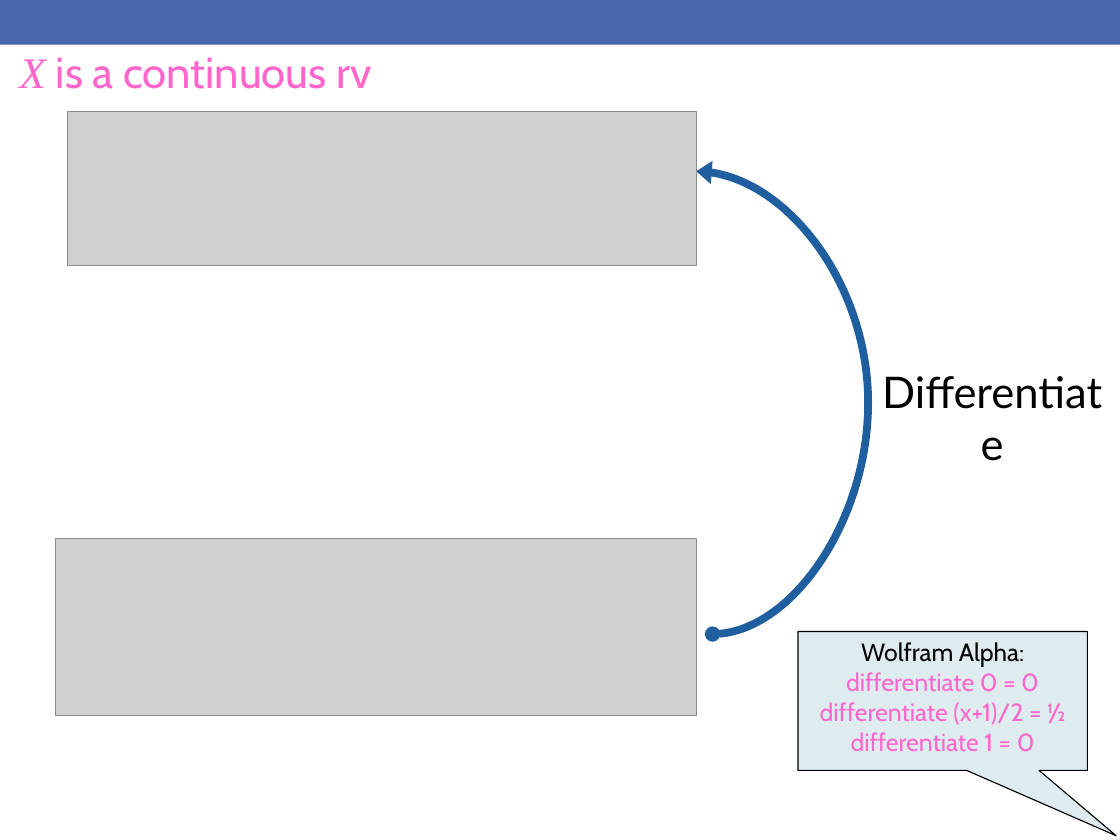
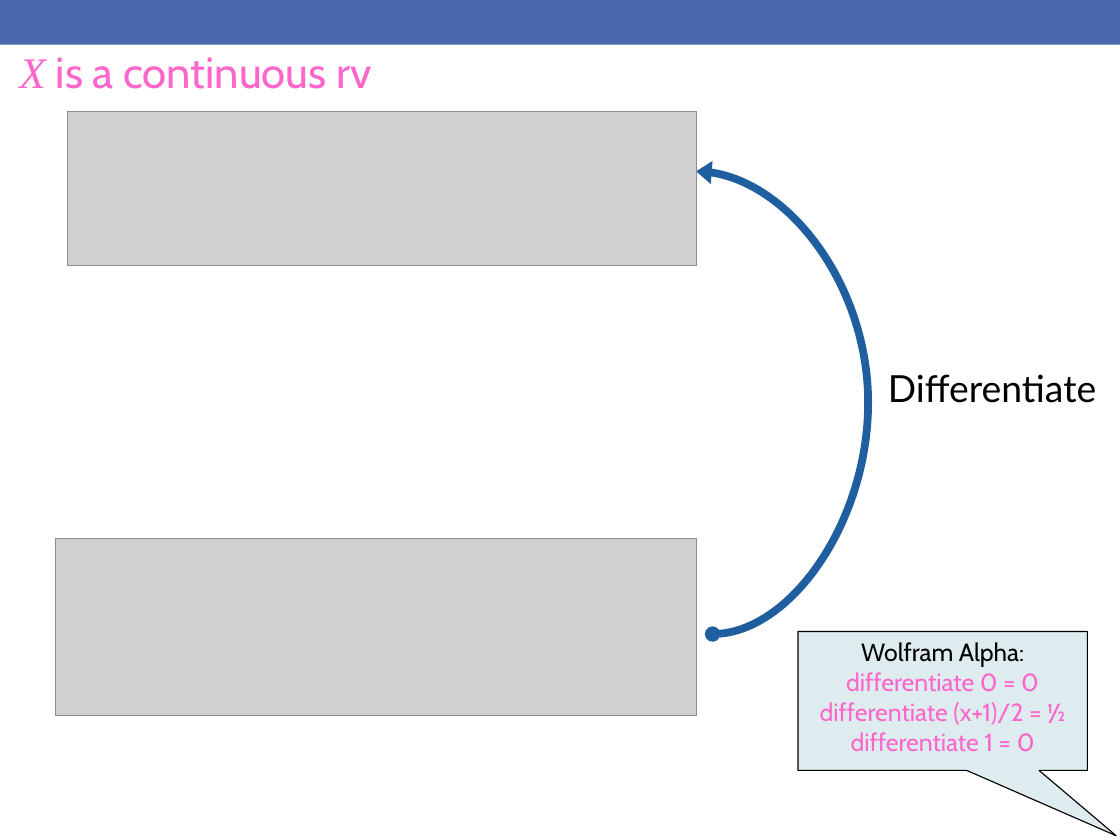
Before and after one commit to rebeccal/ohsu-math630, a slide deck: slide 33 of slides/cm033.pptx. Drawn at 1120x840 pixels with LibreOffice and Linux fonts; fonts in the diff are those of the drawing; grey boxes stand for pictures. Boxes give left, top, right and bottom in pixels: in the first picture for what was removed or moved away, otherwise in the second. Text is boxed around its words. In the diff, an @@ line names an element or a change of style, - is before the commit and + after.

```diff
--- a/slides/cm033.pptx
+++ b/slides/cm033.pptx
@@ text "Differentiate" at bbox=[888, 374, 1096, 403]: size 28 to 24 pt @@
```
Also in this commit, not shown: 9 other slides changed, 1 slide added, 1 slide removed, 3 other files.
